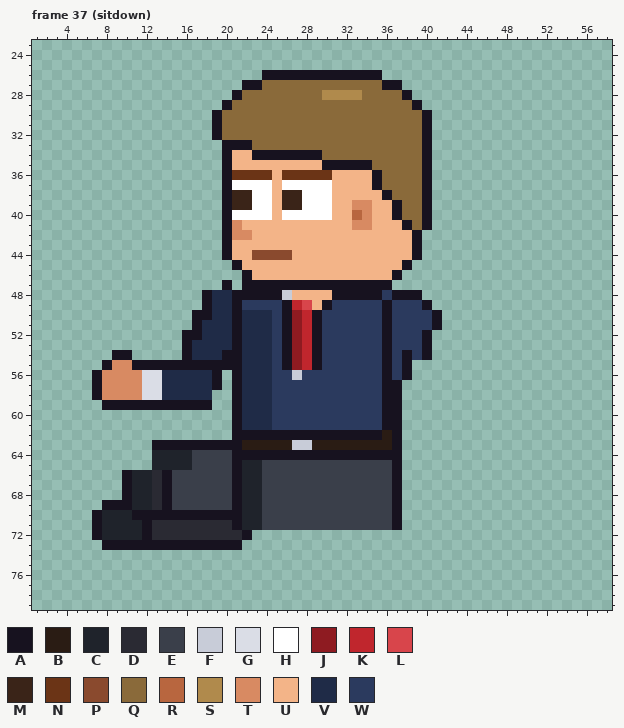
Pixel-art file -- sprites/staff/sales_vic_left_anim.aseprite. Above, as it was before the edit.
64x80 pixels, 129 frames. Colours within 5 levels of each other are drawn and written as one. Shown: frame 37 (sitdown): x 1..58, y 23..79. The old version is drawn lined up with the new one. The commit also changed other frames, which this record leaves out.
Visible layers, top first: "Arm Top", "Tie", "Vest", "Hair", "Face", "Watch", "Near Arm", "Collar", "Belt", "Shirt", "Body", "Back Arm", "Pants", "Shoes".
Palette (. is transparent): A #17121f  B #2a1c14  C #1f232b  D #2a2a33  E #3a3f4a  F #c8ccd8  G #dadde6  H #ffffff  J #8e1b21  K #c0262d  L #d8454b  M #3a2418  N #6b3416  P #8a4a2e  Q #8a6a3a  R #b8663f  S #b08a4c  T #d88a62  U #f3b488  V #1f2b47  W #2b3a5e
Pixels before, frame 37 (sitdown) (only the part around the change), first column x 2:
42 ..................ATTUUUUUUUUUUUUUUUUA..............
43 ..................AUUUUUUUUUUUUUUUUUUA..............
44 ..................AUUPPPPUUUUUUUUUUUUA..............
45 ...................AUUUUUUUUUUUUUUUUA...............
46 ....................AUUUUUUUUUUUUUUA................
47 ..................A.AAAAAAAAAAAAAAA.................
48 ................AVVAAAAAFUUUUAAAAAWAAA..............
49 ................AVVAWWWWAKLUAWWWWWAWWWA.............
50 ...............AAVVAVVVWAJKAWWWWWWAWWWWA............
51 ...............AVVVAVVVWAJKAWWWWWWAWWWWA............
52 ..............AAVVVAVVVWAJKAWWWWWWAWWWA.............
53 ..............AVVVVAVVVWAJKAWWWWWWAWWWA.............
54 .......AA.....AVVVAAVVVWAJKAWWWWWWAWAWA.............
55 ......ATTAAAAAAAAAAAVVVWAJKAWWWWWWAWA...............
56 .....ATTTTGGVVVVVA.AVVVWWFWWWWWWWWAWA...............
57 .....ATTTTGGVVVVVA.AVVVWWWWWWWWWWWAA................
58 .....ATTTTGGVVVVV..AVVVWWWWWWWWWWWAA................
59 ......AAAAAAAAAAA..AVVVWWWWWWWWWWWAA................
60 ...................AVVVWWWWWWWWWWWAA................
61 ...................AVVVWWWWWWWWWWWAA................
62 ...................AAAAAAAAAAAAAAABA................
63 ...........AAAAAAAAABBBBBFFBBBBBBBBA................
64 ...........CCCCEEEEAAAAAAAAAAAAAAAAA................
65 ...........CCCCEEEEACCEEEEEEEEEEEEEA................
66 ........ACCDAEEEEEEACCEEEEEEEEEEEEEA................
67 ........ACCDAEEEEEEACCEEEEEEEEEEEEEA................
68 ........ACCDAEEEEEEACCEEEEEEEEEEEEEA................
69 ......AAACCDAEEEEEEACCEEEEEEEEEEEEEA................
70 .....ACCCAAAAAAAAAAACCEEEEEEEEEEEEEA................
71 .....ACCCCADDDDDDDDACCEEEEEEEEEEEEEA................
72 .....ACCCCADDDDDDDDDA...............................
73 ......AAAAAAAAAAAAAA................................
74 ....................................................
75 ....................................................
76 ....................................................
77 ....................................................
78 ....................................................
79 ....................................................
Once edited:
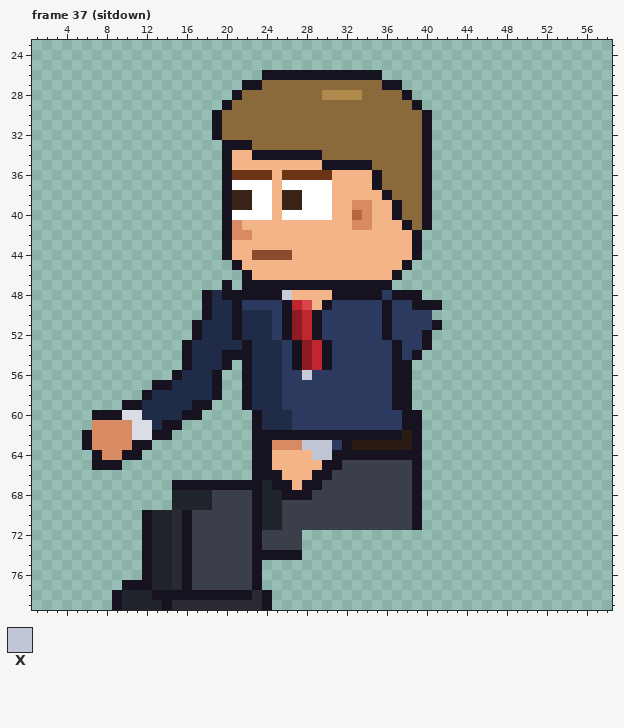
Colours new in this view: X #c0c6d4
Difference:
whole drawing moved by -2,-6 (the old picture is shown already moved)
Changed rows in their new state; - is an unchanged pixel.
Frame 37 (sitdown):
first column x 6:
48 --------------A---------------------
49 ---------------------------------A-A
50 -----------.-----------------------.
52 ----------.-------------------------
53 ---------------VA--VWAJKA-----WA----
54 ---..-----------A--VWAJKA-----WAWA.-
55 --........-VVV-.A--VWAJKA-----WA----
56 -........A-----.A--V-WF-------WA----
57 -......AA------.A--V----------W-A---
58 -.....AV-----A-.A--V----------W-A---
59 --..--VVVVV----.A--V----------W-A---
60 -AAAGGVVVVAA---..A-VV---------WWAA--
61 -TTTTGGVAA-----..A-VV---------WWAA--
62 ATTTTGGAA------..-------------A-BA--
63 ATTTTAA..........AATTTXXXWA----BBA--
64 -ATTAA-..........--UUUUXX-------AA--
65 -AAA---..........AAUUUUUAA-----EEA--
66 ----.............AAAUUUAA------EEA--
67 ----.....AAAAAA-AACAAUAA-------EEA--
68 ----.....CCCC--EEACCAAA--------EEA--
69 --.......CCCC--EEACC-----------EEA--
70 -.....-CCD-EEEEEEACC-----------EEA--
71 -.....-CC-AEEEEEEACC-----------EEA--
72 -.....-CC-AEEEEEEAEEEE--------------
73 --....-CCD-EEEEEEAEEEE--------------
74 ------ACCDAEEEEEEAAAAA--------------
75 ------ACCDAEEEEEEA------------------
76 ------ACCDAEEEEEEA------------------
77 ----AAACCDAEEEEEEA------------------
78 ---ACCCAAAAAAAAAADA-----------------
79 ---ACCCCADDDDDDDDDA-----------------
Pixel boxes of the changes (left, top, right, bottom) in both pictures:
changed: (82, 290, 442, 610)
